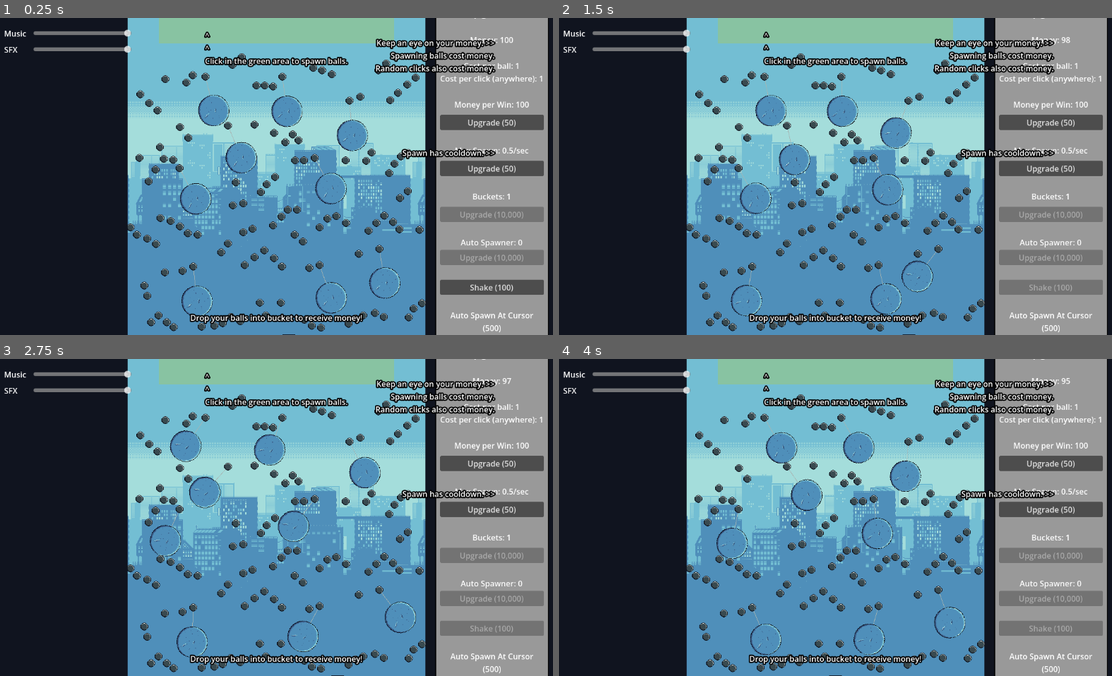
Above: before the commit, frames 1-4 (two rows, left to right).
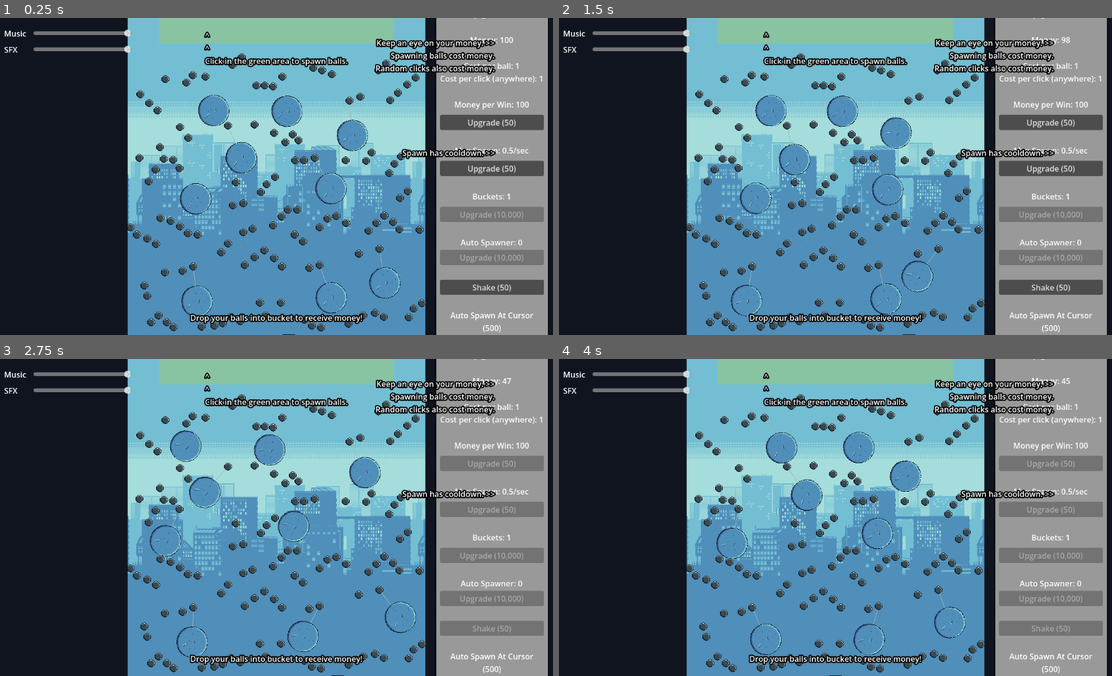
Above: after the commit, the same moments.

Repository: Purinut12/SoloJam2026
Game: Godot game, scene res://Scenes/main_game_scene.tscn
Two runs of this game, one before a commit and one after it. Both use one fixed random seed, a clock stepped at 60 frames per second and the inputs below.
Inputs (mouse positions are in pixels of both pictures, inside the frame that each line leads up to):
- Up to frame 1 (0.25 s): no input
- Up to frame 2 (1.5 s): click "Upgrade (50)" at 0.5 s; click "Upgrade (50)" at 1.25 s
- Up to frame 3 (2.75 s): click (492, 628) at 2 s, where only the run after the commit has a clickable "Shake (50)"
- Up to frame 4 (4 s): click (1051, 463) at 2.75 s, where only the run before the commit has a clickable "Upgrade (50)"; click (1051, 507) at 3.5 s, where only the run before the commit has a clickable "Upgrade (50)"

The runs differ from the first frame. In frame 1, 0.1% of the frame differs, in the area x 85-93%, y 83-87%; in frame 2, 0.8%; in frame 3, 1.8%, in the area x 79-99%, y 6-87%; in frame 4, 1.8%.

Commit message:
fix: fix lots of bugs

Diff:
--- a/Scripts/upgradeController.gd
+++ b/Scripts/upgradeController.gd
@@ -29,6 +29,7 @@
 		add_money(-stats.spawn_rate_upgrade_cost)
 		stats.spawn_rate = stats.spawn_rate + COOLDOWN_INCREMENT
 		stats.spawn_rate_upgrade_cost *= 1.2
+		check_disable_upgrades()
 		update_max_spawn_label()
 		update_max_spawn_upgrade_label()
 		update_shake_label()
@@ -39,6 +40,7 @@
 		add_money(-stats.win_reward_upgrade_cost)
 		stats.win_reward += MONEY_INCREMENT
 		stats.win_reward_upgrade_cost *= 1.2
+		check_disable_upgrades()
 		update_win_reward_label()
 		update_win_reward_upgrade_label()
 		update_shake_label()
@@ -48,6 +50,7 @@
 		add_money(-stats.bucket_upgrade_cost)
 		stats.bucket += 1
 		stats.bucket_upgrade_cost *= 10
+		check_disable_upgrades()
 		update_bucket_label()
 		update_bucket_upgrade_label()
 		bucket_upgraded.emit()
@@ -57,6 +60,7 @@
 		add_money(-stats.auto_spawn_upgrade_cost)
 		stats.auto_spawn_level += 1
 		stats.auto_spawn_upgrade_cost *= 10
+		check_disable_upgrades()
 		update_auto_spawn_number_label()
 		update_auto_spawn_number_upgrade_label()
 		spawn_rate_upgraded.emit(stats.spawn_rate, stats.auto_spawn_level)
@@ -70,6 +74,9 @@
 		stats.money = 0
 		emit_signal("ran_out_of_money")
 	update_money_label()
+	check_disable_upgrades()
+
+func check_disable_upgrades():
 	winRewardUpgradeButton.disabled = stats.money < stats.win_reward_upgrade_cost
 	maxSpawnUpgradeButton.disabled = stats.money < stats.spawn_rate_upgrade_cost
 	bucketUpgradeButton.disabled = stats.money < stats.bucket_upgrade_cost
@@ -77,7 +84,7 @@
 	shakeButton.disabled = stats.money < get_shake_cost()
 
 func get_shake_cost() -> int:
-	return stats.win_reward_upgrade_cost + stats.spawn_rate_upgrade_cost
+	return int(max(stats.win_reward_upgrade_cost, stats.spawn_rate_upgrade_cost))
 
 func update_ui():
 	update_money_label()
@@ -119,7 +126,7 @@
 	autoSpawnNumberUpgradeButton.text = "Upgrade (" + format_number_with_commas(stats.auto_spawn_upgrade_cost) + ")"
 
 func update_shake_label():
-	shakeButton.text = "Shake (" + str(get_shake_cost()) + ")"
+	shakeButton.text = "Shake (" + format_number_with_commas(get_shake_cost()) + ")"
 
 func _on_spawn_on_click_ball_spawned() -> void:
 	add_money(-stats.spawn_cost)
Not shown, removed: Build/Pachinkle 1.0.apple-touch-icon.png.import
Not shown, removed: Build/Pachinkle 1.0.icon.png.import
Not shown, removed: Build/Pachinkle 1.0.png.import
Not shown, added: Build/Pachinkle 1.0/index.apple-touch-icon.png.import
Not shown, added: Build/Pachinkle 1.0/index.icon.png.import
Not shown, added: Build/Pachinkle 1.0/index.png.import
Binary file added: Sprites/screenshot1.png
Not shown, added: Sprites/screenshot1.png.import
Binary file added: Sprites/screenshot2.png
Not shown, added: Sprites/screenshot2.png.import
Binary file added: Sprites/screenshot3.png
Not shown, added: Sprites/screenshot3.png.import
(and 21 more such lines)
